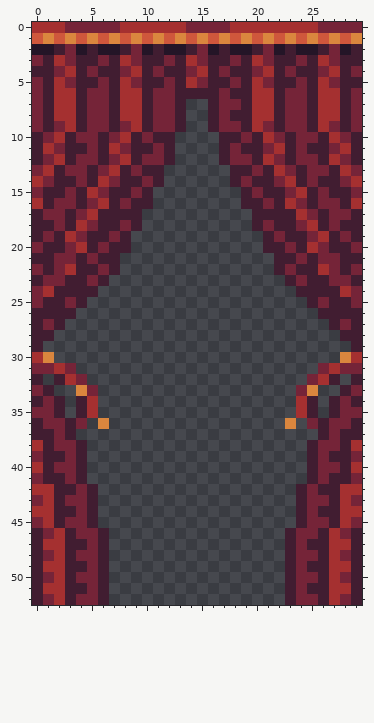
Edited in one commit: pixel-art sprite (assets/sprites/opponents/dionysus_statue.png). The picture above was drawn from the file before the commit.
The file is 120x212 pixels, drawn in blocks of 4x4; one block is one cell here.
The same view after the edit:
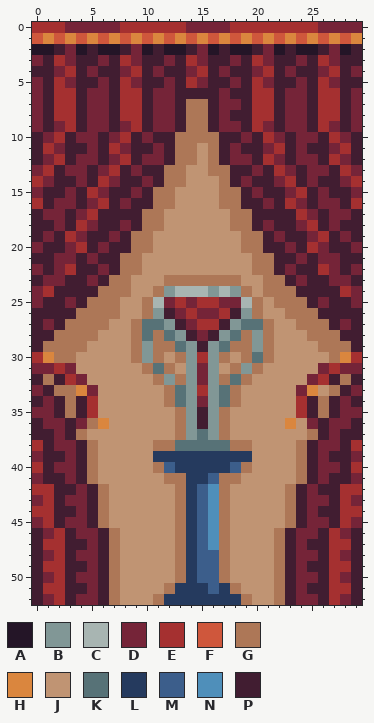
Palette (. is transparent): A #241527  B #819796  C #a8b5b2  D #752438  E #a53030  F #cf573c  G #ad7757  H #da863e  J #c09473  K #577277  L #253a5e  M #3c5e8b  N #4f8fba  P #411d31
Author's note on the commit: all statues done
Changes in this commit:
@@ x 0..29 @@
  6 DPEEPDDPEEPDDPPPPDPPEEPDDPEEPD
- 7 DPEEPDDPEEPDDP..PDDPEEPDDPEEPD
- 8 DPEEPDDPEEPDDP..PDPPEEPDDPEEPD
- 9 DPDEPDDPDEPDDP..PDDPEDPDDPEDPD
-10 PDEPDDPDEPDPP....PPDPEDPDDPEDP
-11 PEDPPDPEDPPDP....PDPPDEPDPPDEP
-12 PDEPDDPDEPDDP....PDDPEDPDDPEDP
-13 DEPDDPDEPDPP......PPDPEDPDDPED
-14 EDPPDPEDPPDP......PDPPDEPDPPDE
-15 DPPDPEDPPDP........PDPPDEPDPPD
-16 EPDDPDEPDPP........PPDPEDPDDPE
-17 PDDPDEPPPP..........PPPPEDPDDP
-18 PPDPEDPPDP..........PDPPDEPDPP
-19 PDPEDPPDP............PDPPDEPDP
-20 DPPDEPDPP............PPDPEDPPD
-21 PPDDPDPP..............PPDPDDPP
-22 DPDEPPDP..............PDPPEDPD
-23 PDDPPDP................PDPPDDP
-24 DEPPPP..................PPPPED
-25 DPPDP....................PDPPD
-26 PPPP......................PPPP
-27 PDP........................PDP
-28 PP..........................PP
-29 P............................P
-30 EH..........................HE
-31 DDED......................DEDD
-32 P.PED....................DEP.P
-33 DP..HD..................DH..PD
-34 PDP.PE..................EP.PDP
-35 DDP.PE..................EP.PDD
-36 PDDPD.H................H.DPDDP
-37 PPDP......................PDPP
-38 EPDDP....................PDDPE
-39 DPPDP....................PDPPD
-40 EPDDP....................PDDPE
-41 DPPDP....................PDPPD
-42 EEPPDP..................PDPPEE
-43 DEPDDP..................PDDPED
-44 EEPPDP..................PDPPEE
-45 DEPDDP..................PDDPED
-46 PDEPDDP................PDDPEDP
-47 PEEPPDP................PDPPEEP
-48 PDEPDDP................PDDPEDP
-49 PEEPPDP................PDPPEEP
-50 PDEPDDP................PDDPEDP
-51 PEEPPDP................PDPPEEP
-52 PDEPDDP................PDDPEDP
+ 7 DPEEPDDPEEPDDPGGPDDPEEPDDPEEPD
+ 8 DPEEPDDPEEPDDPGGPDPPEEPDDPEEPD
+ 9 DPDEPDDPDEPDDPGGPDDPEDPDDPEDPD
+10 PDEPDDPDEPDPPGGGGPPDPEDPDDPEDP
+11 PEDPPDPEDPPDPGGJGPDPPDEPDPPDEP
+12 PDEPDDPDEPDDPGGJGPDDPEDPDDPEDP
+13 DEPDDPDEPDPPGGJJGGPPDPEDPDDPED
+14 EDPPDPEDPPDPGGJJJGPDPPDEPDPPDE
+15 DPPDPEDPPDPGGJJJJGGPDPPDEPDPPD
+16 EPDDPDEPDPPGGJJJJGGPPDPEDPDDPE
+17 PDDPDEPPPPGGJJJJJJGGPPPPEDPDDP
+18 PPDPEDPPDPGGJJJJJJGGPDPPDEPDPP
+19 PDPEDPPDPGGJJJJJJJJGGPDPPDEPDP
+20 DPPDEPDPPGGJJJJJJJJGGPPDPEDPPD
+21 PPDDPDPPGGJJJJJJJJJJGGPPDPDDPP
+22 DPDEPPDPGGJJJJJJJJJJGGPDPPEDPD
+23 PDDPPDPGGJJJGGGGGGGJJGGPDPPDDP
+24 DEPPPPGGGJJGBCCCBCBGJGGGPPPPED
+25 DPPDPGGGJJGCDEDEEDDCGJGGGPDPPD
+26 PPPPGGGGJJGBPDEDDEPBGJJGGGPPPP
+27 PDPGGGGJJGKKBPDEEPBKKGJJGGGPDP
+28 PPGGGGJJJGKGKBPDPBKGBGJJJGGGPP
+29 PGGGGJJJJGBGGKBPBKGGBGJJJJGGGP
+30 EHGGJJJJJGBGJGBEBGJGKGJJJJJGHE
+31 DDEDJJJJJJGKGJBDBJGBGJJJJJDEDD
+32 PGPEDJJJJJJGBGBDBGKGJJJJJDEPGP
+33 DPGGHDJJJJJJGKBEBKGJJJJJDHJGPD
+34 PDPGPEJJJJJJGKBDBKGJJJJJEPGPDP
+35 DDPGPEJJJJJJJGBPBGJJJJJJEPGPDD
+36 PDDPDGHJJJJJJGBPBGJJJJJHJDPDDP
+37 PPDPGJJJJJJJJGBKBGJJJJJJJGPDPP
+38 EPDDPGJJJJJGGKKKKKGGJJJJGPDDPE
+39 DPPDPGJJJJJLLLLLLLLLJJJJGPDPPD
+40 EPDDPGJJJJJGMLLLLLMGJJJJGPDDPE
+41 DPPDPGJJJJJJGGLLMGGJJJJJGPDPPD
+42 EEPPDPGJJJJJJGLMNGJJJJJGPDPPEE
+43 DEPDDPGJJJJJJGLMNGJJJJJGPDDPED
+44 EEPPDPGJJJJJJGLMNGJJJJJGPDPPEE
+45 DEPDDPGJJJJJJGLMNGJJJJJGPDDPED
+46 PDEPDDPGJJJJJGLMNGJJJJGPDDPEDP
+47 PEEPPDPGJJJJJGLMNGJJJJGPDPPEEP
+48 PDEPDDPGJJJJJGLMMGJJJJGPDDPEDP
+49 PEEPPDPGJJJJJGLMMGJJJJGPDPPEEP
+50 PDEPDDPGJJJJJGLMMGJJJJGPDDPEDP
+51 PEEPPDPGJJJJGLLLMLGJJJGPDPPEEP
+52 PDEPDDPGJJJGLLLLLLLGJJGPDDPEDP
Changed places in both pictures, as pixel boxes (x1, y1, x2, y2):
added: (43, 99, 351, 605)
